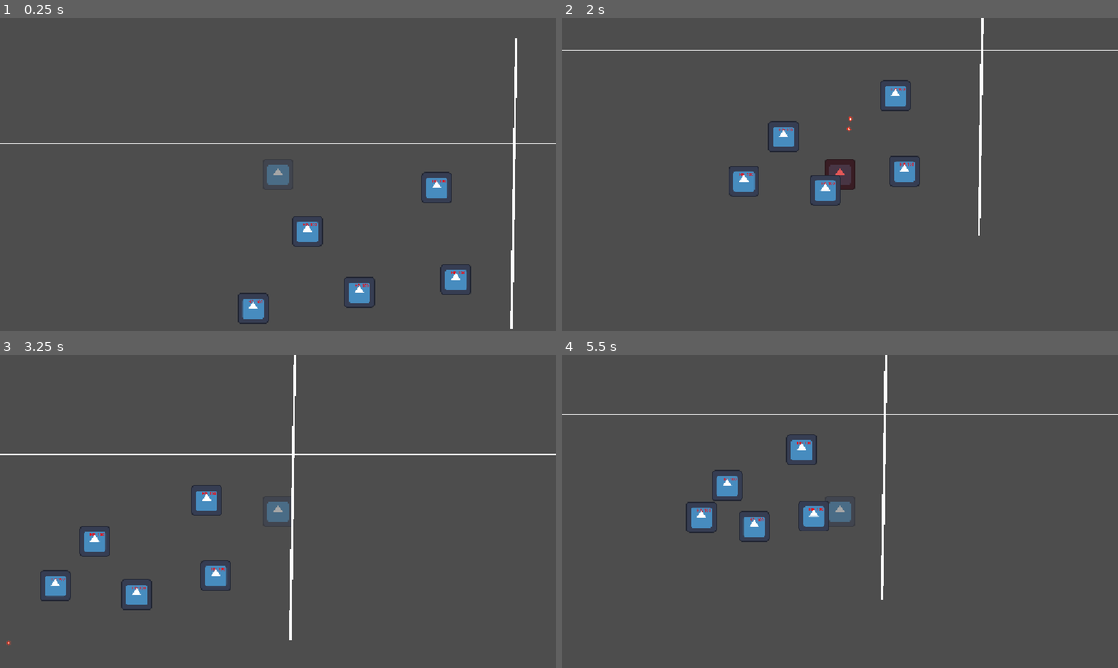
Above: before the commit, frames 1-4 (two rows, left to right).
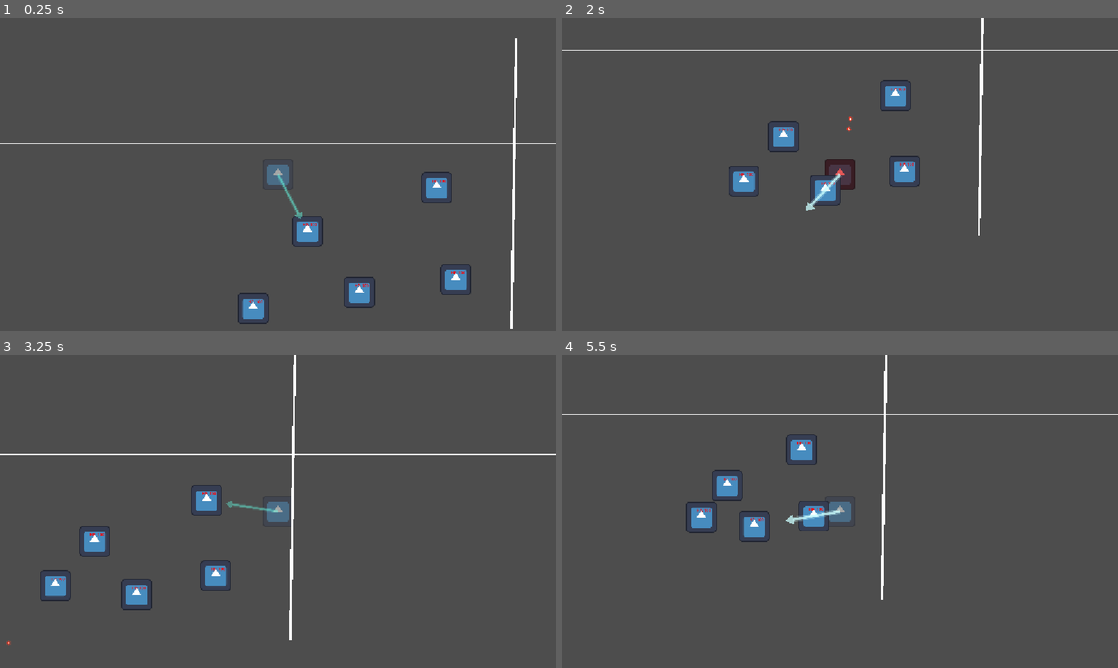
Above: after the commit, the same moments.

Repository: huajianwanzhao/xueyuanlu_gamejam
Game: Godot game, scene res://scenes/levels/level_01.tscn
Same seed, same stepped clock (60 frames per second), same inputs: the game is played once before the commit and once after it. The engine's default icon, where the game draws it, is replaced by a stand-in: a white triangle on a blue panel in a dark square.
Inputs (mouse positions are in pixels of both pictures, inside the frame that each line leads up to):
- Up to frame 1 (0.25 s): no input
- Up to frame 2 (2 s): tap Enter at 0.5 s; move the mouse to (962, 158) at 0.52 s; hold Right (ui_right) 0.53-1.28 s; click (962, 158) at 0.6 s; move the mouse to (728, 190) at 1.27 s; hold Down (ui_down) from 1.28 s (still down); click (728, 190) at 1.35 s
- Up to frame 3 (3.25 s): move the mouse to (333, 442) at 2.02 s; release Down (ui_down) at 2.03 s; hold Right (ui_right) 2.03-2.78 s; click (333, 442) at 2.1 s; move the mouse to (250, 574) at 2.77 s; hold Up (ui_up) from 2.78 s (still down); click (250, 574) at 2.85 s
- Up to frame 4 (5.5 s): move the mouse to (1006, 558) at 3.52 s; release Up (ui_up) at 3.53 s; hold Left (ui_left) 3.53-5.03 s; click (1006, 558) at 3.6 s; move the mouse to (673, 464) at 4.27 s; click (673, 464) at 4.35 s; move the mouse to (867, 511) at 5.02 s; hold Down (ui_down) from 5.03 s (still down); click (867, 511) at 5.1 s

The runs differ from the first frame. In frame 1, 0.1% of the frame differs, in the area x 49-55%, y 49-65%; in frame 2, 0.1%; in frame 3, less than 0.1%; in frame 4, 0.2%, in the area x 40-50%, y 49-54%.

Commit message:
feat: 幽灵态常驻弹飞方向预览箭头
贴到敌人时箭头变亮变粗并延伸到敌人身后；没贴到人时半透明指向最近敌人（aim_range 900）。

Diff:
--- /dev/null
+++ b/script/aim_arrow.gd
@@ -0,0 +1,42 @@
+extends Node2D
+class_name AimArrow
+
+# 幽灵态的「弹飞方向预览」箭头：指向最近的敌人，贴到人身上的瞬间变亮变粗（= 现在点左键就会弹飞它）。
+# 由 player.gd 每物理帧更新位置/角度/长度；实体态时整根隐藏。
+# 注意：这一根是挂在 current_scene 下的长驻节点，不是 player 的子节点——否则会跟着 player 的 modulate 一起变半透明。
+
+@export var color_free: Color = Color(0.4, 1.0, 0.9, 0.45) # 没贴到人：淡青色
+@export var color_locked: Color = Color(0.8, 1.0, 1.0, 1.0) # 贴到了：亮白
+@export var thickness: float = 7.0
+
+var aim_length: float = 170.0
+var locked: bool = false
+var _t: float = 0.0
+
+func _ready() -> void:
+	z_index = 90
+	visible = false
+
+func _process(delta: float) -> void:
+	if not visible:
+		return
+	_t += delta # 呼吸用
+	queue_redraw()
+
+func _draw() -> void:
+	var pulse: float = 0.5 + 0.5 * sin(_t * 6.0)
+	var base: Color = color_locked if locked else color_free
+	var alpha: float = base.a * (0.75 + 0.25 * pulse)
+	var c := Color(base.r, base.g, base.b, alpha)
+	var th: float = thickness * (1.3 if locked else 1.0)
+	var l: float = maxf(aim_length, th * 5.0)
+	var head: float = minf(th * 3.8, l * 0.4)
+	var tail := Vector2(l - head, 0.0)
+
+	draw_line(Vector2.ZERO, tail, Color(c.r, c.g, c.b, c.a * 0.35), th * 2.2, true)
+	draw_line(Vector2.ZERO, tail, c, th, true)
+	draw_colored_polygon(PackedVector2Array([
+		Vector2(l, 0.0),
+		Vector2(l - head, head * 0.62),
+		Vector2(l - head, -head * 0.62),
+	]), c)
--- a/script/player.gd
+++ b/script/player.gd
@@ -12,8 +12,9 @@
 @export var switch_cooldown: float = 1.0
 @export var overlap_launch_speed: float = 2600.0 # 实体化瞬间把重叠敌人弹飞的速度，要「非常大」
 @export var overlap_impact_damage: float = 30.0 # 每次实体化冲击额外扣的血
-@export var arrow_length: float = 170.0 # 弹飞方向箭头的长度
-@export var arrow_color: Color = Color(0.4, 1.0, 0.9, 1.0) # 箭头颜色
+@export var arrow_length: float = 170.0 # 弹飞瞬间那根箭头的长度
+@export var arrow_color: Color = Color(0.4, 1.0, 0.9, 1.0) # 弹飞瞬间那根箭头的颜色
+@export var aim_range: float = 900.0 # 幽灵态预览箭头最多指多远（超过这个距离就不指示了）
 
 @export_group("受击")
 @export var hit_lockout: float = 1.5 # 被敌人子弹打中后，多久不能再出杆
@@ -21,8 +22,11 @@
 var cooldown_timer: float = 0.0
 var current_attack_id: int = 0
 
-# 弹飞方向指示箭头（纯绘制节点，见 script/launch_arrow.gd）
+# 弹飞瞬间的一次性箭头（script/launch_arrow.gd）
 const ARROW_SCRIPT := preload("res://script/launch_arrow.gd")
+# 幽灵态常驻的「弹飞方向预览」箭头（script/aim_arrow.gd）
+const AIM_ARROW_SCRIPT := preload("res://script/aim_arrow.gd")
+var aim_arrow: Node2D = null
 
 @onready var collision_shape: CollisionShape2D = $CollisionShape2D
 
@@ -42,6 +46,8 @@
 		velocity = input_dir * real_speed
 
 	move_and_slide()
+
+	_update_aim_preview()
 
 	if Input.is_action_just_pressed("switch_state"):
 		_try_switch_state()
@@ -78,6 +84,81 @@
 	await get_tree().create_timer(0.15).timeout
 	if current_state == State.REAL:
 		collision_shape.set_deferred("disabled", false)
+
+
+# ================= 幽灵态：弹飞方向预览 =================
+# 幽灵态一直画一根箭头指向最近的敌人：贴上去（两圆重叠）就变亮变粗，
+# 意思是「现在点左键，它就会沿这根箭头的方向飞出去」。
+func _update_aim_preview() -> void:
+	_ensure_aim_arrow()
+	if aim_arrow == null:
+		return
+	if current_state != State.GHOST:
+		aim_arrow.visible = false
+		return
+
+	var target: Node2D = null
+	var locked: bool = false
+	var overlaps := _find_overlapping_enemies()
+	if not overlaps.is_empty():
+		target = _nearest_of(overlaps)
+		locked = true
+	else:
+		target = _nearest_enemy(aim_range)
+
+	if target == null:
+		aim_arrow.visible = false
+		return
+
+	var to_target: Vector2 = target.global_position - global_position
+	var dist: float = to_target.length()
+	if dist < 0.001:
+		to_target = Vector2.RIGHT
+
+	aim_arrow.global_position = global_position
+	aim_arrow.rotation = to_target.angle()
+	aim_arrow.locked = locked
+	# 没贴上人：箭头停在敌人前面一点，不挡住它。
+	# 已经贴上了：箭头穿过去、射到敌人外侧，这样才看得出「它会朝哪飞」。
+	if locked:
+		aim_arrow.aim_length = clampf(dist + 120.0, 160.0, 420.0)
+	else:
+		aim_arrow.aim_length = clampf(dist - 55.0, 80.0, 220.0)
+	aim_arrow.visible = true
+
+
+func _ensure_aim_arrow() -> void:
+	if aim_arrow != null and is_instance_valid(aim_arrow) and aim_arrow.is_inside_tree():
+		return
+	var host: Node = get_tree().current_scene
+	if host == null:
+		return
+	aim_arrow = AIM_ARROW_SCRIPT.new()
+	host.add_child(aim_arrow)
+
+
+func _nearest_enemy(max_dist: float) -> Node2D:
+	var best: Node2D = null
+	var best_dist: float = max_dist
+	for e in get_tree().root.find_children("*", "Enemy", true, false):
+		if not (e is Enemy) or e.current_state == e.State.DEAD:
+			continue
+		var d: float = global_position.distance_to(e.global_position)
+		if d < best_dist:
+			best_dist = d
+			best = e
+	return best
+
+
+func _nearest_of(list: Array) -> Node2D:
+	var best: Node2D = null
+	var best_dist: float = INF
+	for e in list:
+		var d: float = global_position.distance_to(e.global_position)
+		if d < best_dist:
+			best_dist = d
+			best = e
+	return best
 
 
 # ================= 核心：实体化冲击 =================
Not shown, changed: README.md
Not shown, changed: 游戏结构.md
